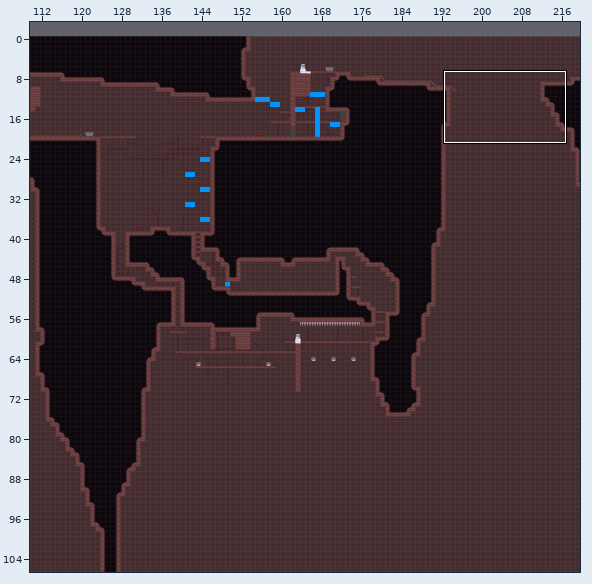
Level history. Tiled map: Monofoxe.Demo/Monofoxe.Demo/Content/Maps/lvl2.tmx. The first picture is a wide view before the edit; the outline marks the close-up.
Close-up. Before the commit:
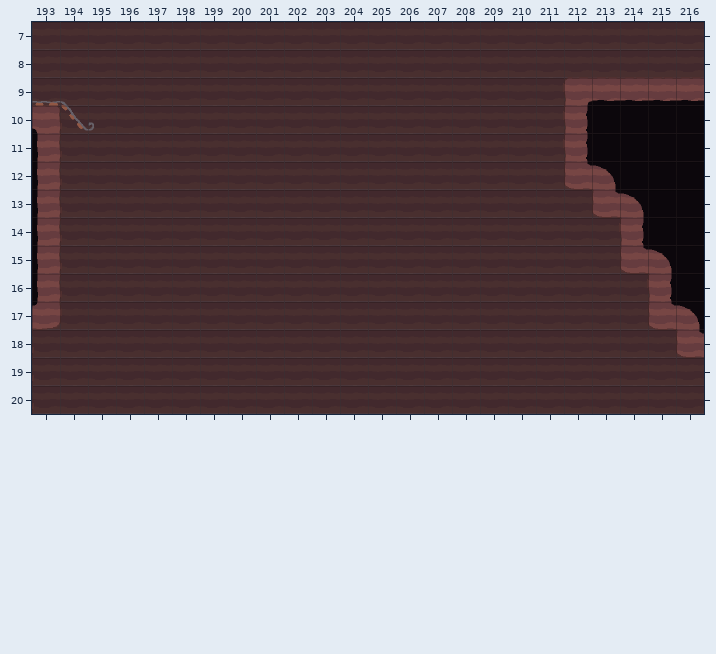
Cells are 48x48 px. Shown: x 193..216, y 7..20. The commit also changed other parts of the map, which this record leaves out.
After the commit:
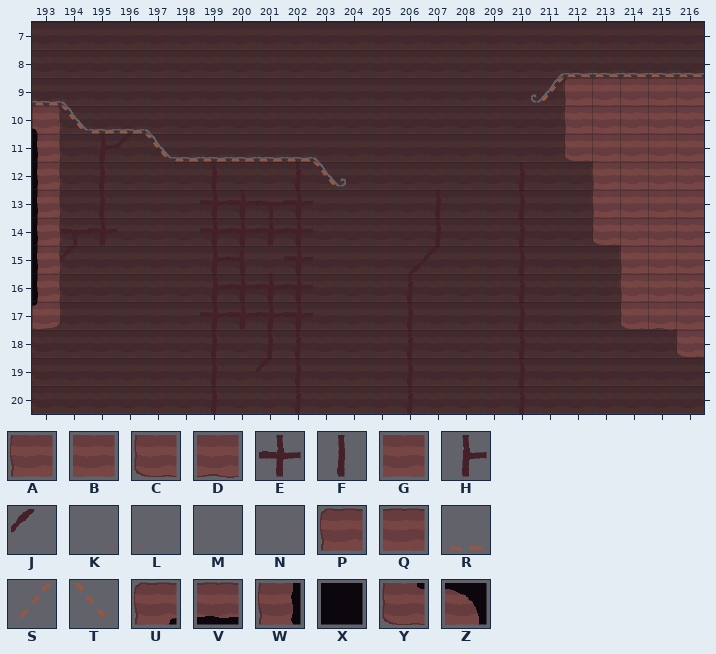
Key: from "test": A 8 "Solid", B 9 "Solid", C 16 "Solid", D 17 "Solid", E 28 "None", F 30 "None", G 33 "Solid", H 36 "None", J 46 "None", K 54 "None", L 54 flipped left-right "None", M 55 "None", N 55 flipped left-right "None", P 56 "Solid", Q 57 "Solid", R 61, S 62, T 62 flipped left-right, U 64 "Solid", V 65 "Solid", W 72 "Solid", X 73 "Solid", Y 80 "Solid", Z 89 "Solid".
_ is an empty cell.
What changed:
{"where": "layer \"Decorations\""}
{"y":8,"x":211,"old":"______","new":"KRRRRR"}
{"y":9,"x":210,"old":"__","new":"NS"}
{"y":11,"x":195,"old":"__","new":"HJ"}
{"y":12,"x":199,"old":"_","new":"F"}
{"y":12,"x":202,"old":"_","new":"F"}
{"y":14,"x":200,"old":"_","new":"E"}
{"y":16,"x":200,"old":"_","new":"E"}
{"where": "layer \"Tiles\""}
{"y":9,"x":212,"old":"UVVVV","new":"PQQQQ"}
{"y":10,"x":212,"old":"WXXXX","new":"ABBBB"}
{"y":11,"x":212,"old":"WXXXX","new":"CGBBB"}
{"y":12,"x":212,"old":"YZXXX","new":"_ABBB"}
{"y":13,"x":213,"old":"YZXX","new":"ABBB"}
{"y":14,"x":213,"old":"_WXX","new":"CGBB"}
{"y":15,"x":214,"old":"YZX","new":"ABB"}
{"y":16,"x":214,"old":"_WX","new":"ABB"}
{"y":17,"x":214,"old":"_YZ","new":"CDG"}
{"y":18,"x":216,"old":"Y","new":"C"}
{"where": "layer \"TilesFront\""}
{"y":10,"x":195,"old":"M__","new":"RRL"}
{"y":11,"x":197,"old":"_______","new":"TRRRRRL"}
{"y":12,"x":203,"old":"__","new":"TM"}
